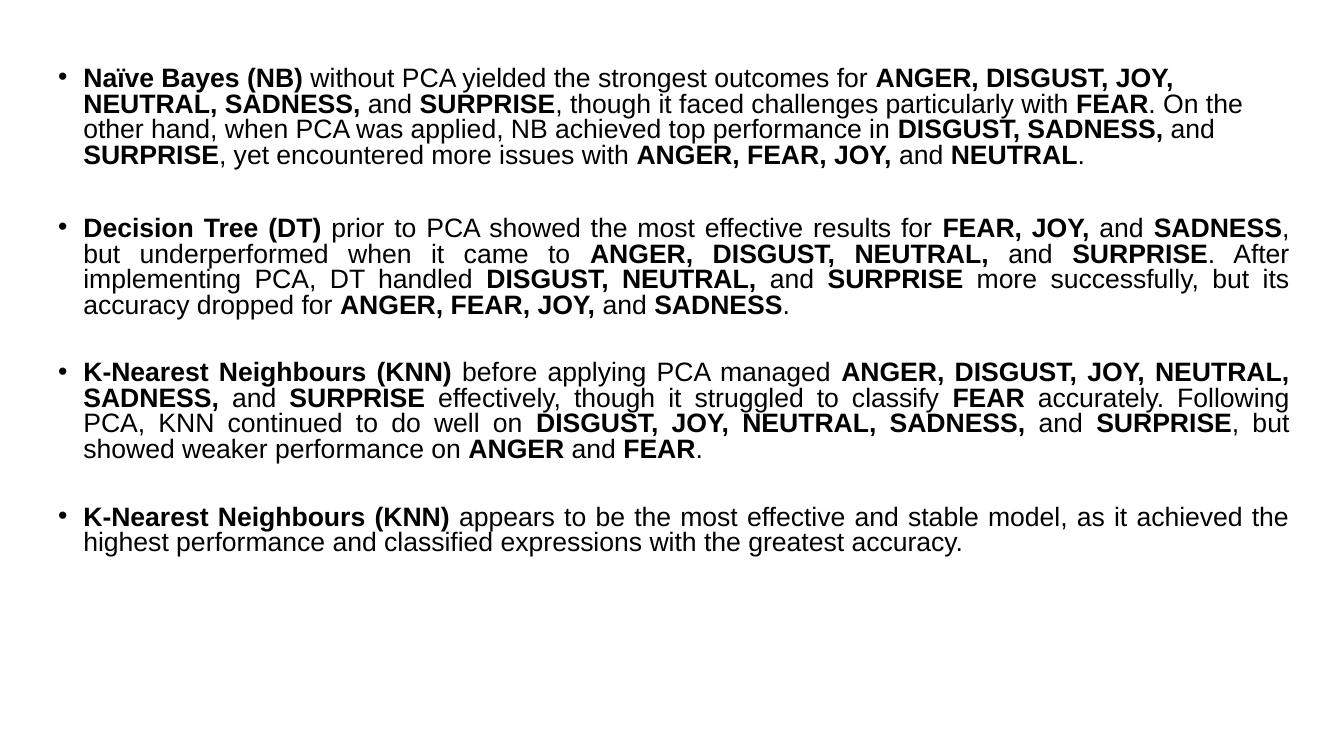
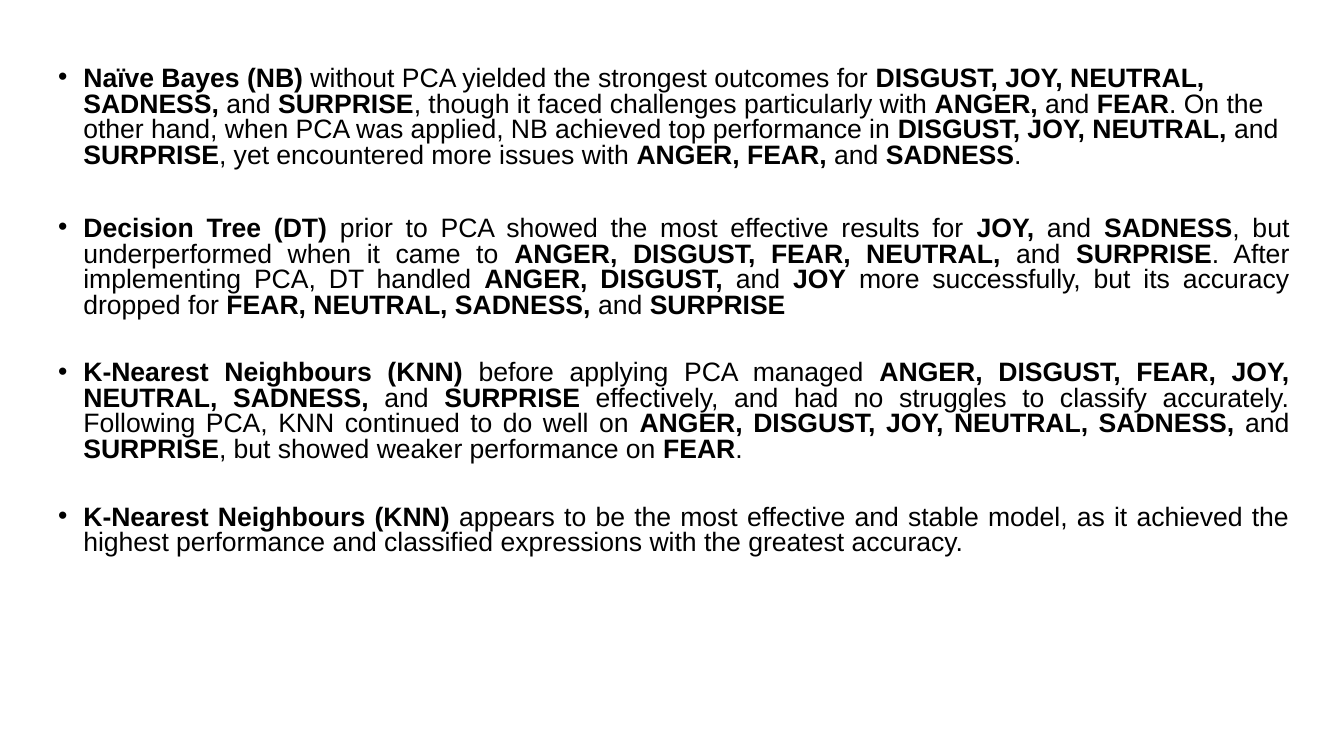
Before and after one commit to BillyGeros94/face-expression-recognition, a slide deck: slide 9 of presentation/Project-Presentation.pptx. Drawn at 1344x756 pixels with LibreOffice and Linux fonts; fonts in the diff are those of the drawing. Boxes give left, top, right and bottom in pixels: in the first picture for what was removed or moved away, otherwise in the second. Text is boxed around its words. In the diff, an @@ line names an element or a change of style, - is before the commit and + after.

```diff
--- a/presentation/Project-Presentation.pptx
+++ b/presentation/Project-Presentation.pptx
@@ text at [83, 67, 1290, 463]: text changed @@
-• Naïve Bayes (NB) without PCA yielded the strongest outcomes for ANGER, DISGUST, JOY, NEUTRAL, SADNESS, and SURPRISE, though it faced challenges particularly with FEAR. On the other hand, when PCA was applied, NB achieved top performance in DISGUST, SADNESS, and SURPRISE, yet encountered more issues with ANGER, FEAR, JOY, and NEUTRAL.
-• Decision Tree (DT) prior to PCA showed the most effective results for FEAR, JOY, and SADNESS, but underperformed when it came to ANGER, DISGUST, NEUTRAL, and SURPRISE. After implementing PCA, DT handled DISGUST, NEUTRAL, and SURPRISE more successfully, but its accuracy dropped for ANGER, FEAR, JOY, and SADNESS.
-• K-Nearest Neighbours (KNN) before applying PCA managed ANGER, DISGUST, JOY, NEUTRAL, SADNESS, and SURPRISE effectively, though it struggled to classify FEAR accurately. Following PCA, KNN continued to do well on DISGUST, JOY, NEUTRAL, SADNESS, and SURPRISE, but showed weaker performance on ANGER and FEAR.
+• Naïve Bayes (NB) without PCA yielded the strongest outcomes for DISGUST, JOY, NEUTRAL, SADNESS, and SURPRISE, though it faced challenges particularly with ANGER, and FEAR. On the other hand, when PCA was applied, NB achieved top performance in DISGUST, JOY, NEUTRAL, and SURPRISE, yet encountered more issues with ANGER, FEAR, and SADNESS.
+• Decision Tree (DT) prior to PCA showed the most effective results for JOY, and SADNESS, but underperformed when it came to ANGER, DISGUST, FEAR, NEUTRAL, and SURPRISE. After implementing PCA, DT handled ANGER, DISGUST, and JOY more successfully, but its accuracy dropped for FEAR, NEUTRAL, SADNESS, and SURPRISE
+• K-Nearest Neighbours (KNN) before applying PCA managed ANGER, DISGUST, FEAR, JOY, NEUTRAL, SADNESS, and SURPRISE effectively, and had no struggles to classify accurately. Following PCA, KNN continued to do well on ANGER, DISGUST, JOY, NEUTRAL, SADNESS, and SURPRISE, but showed weaker performance on FEAR.
```
Also in this commit, not shown: 7 other slides changed.
